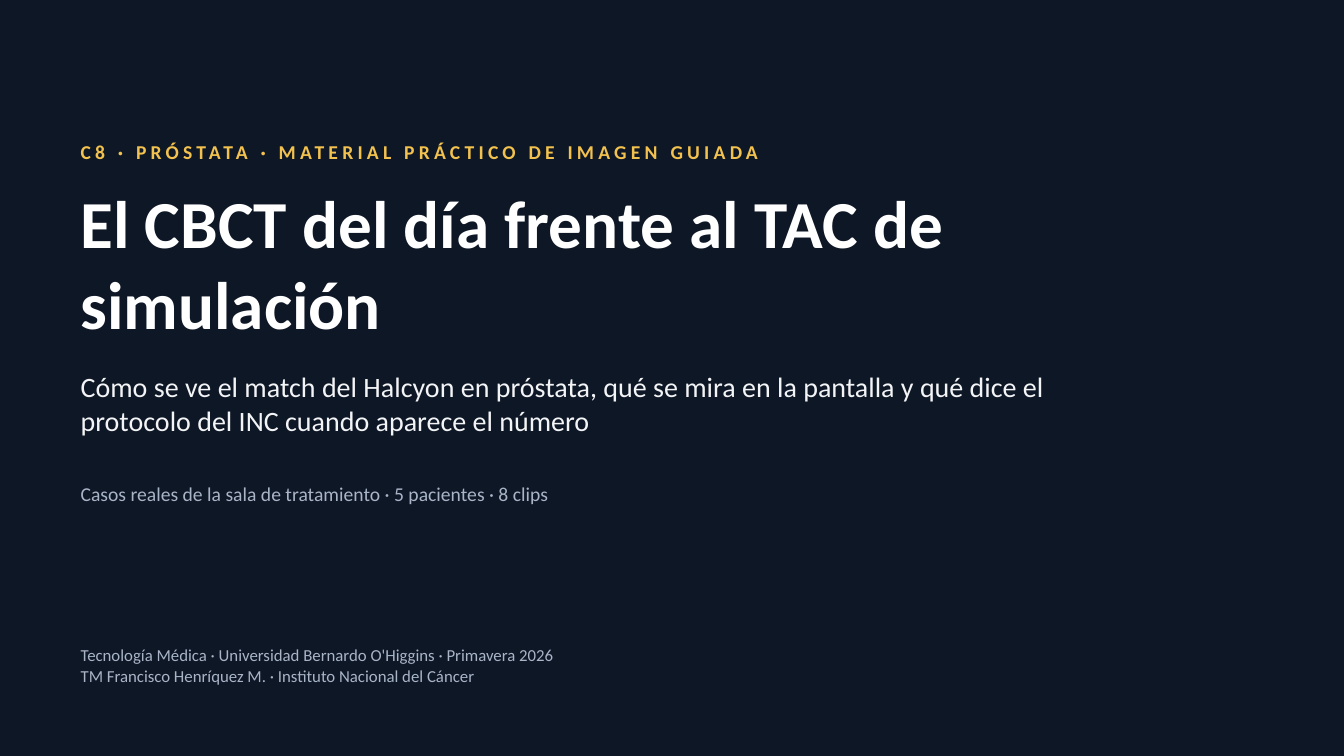
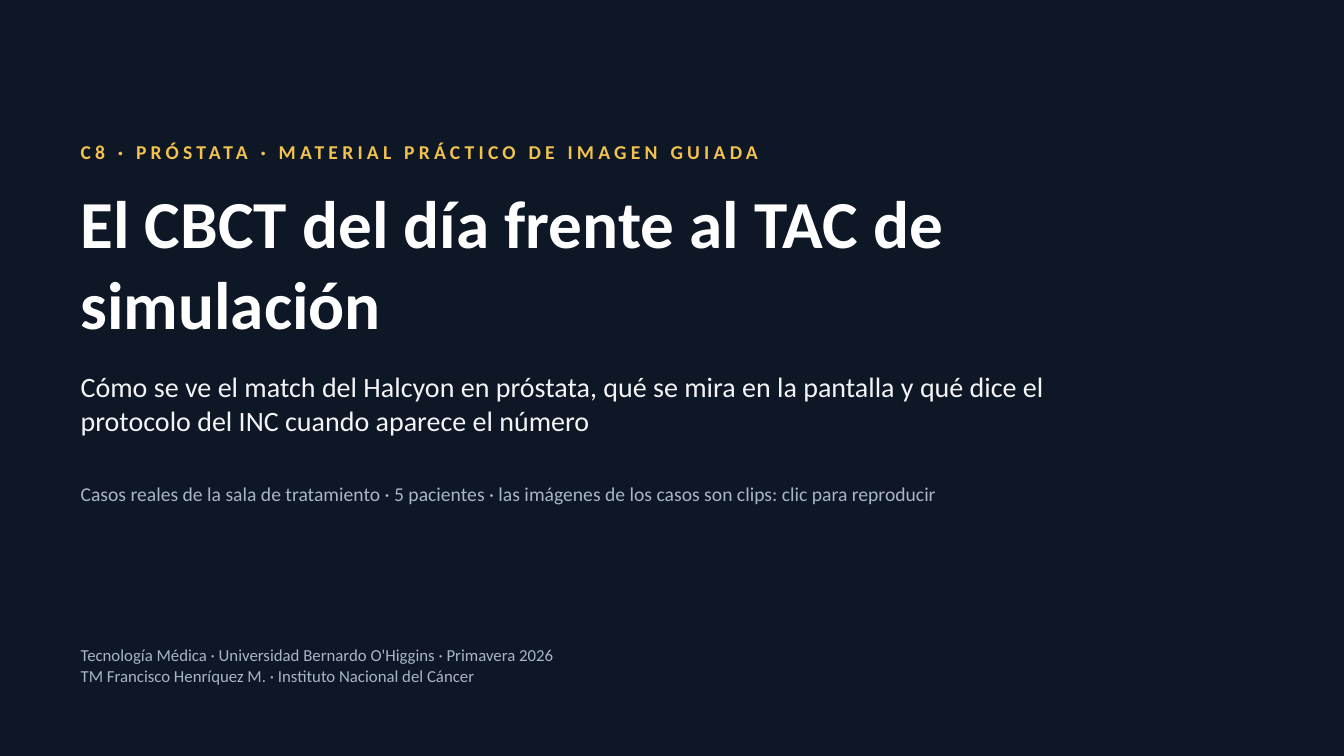
Before and after one commit to franciscohenriquezmtm-prog/telon, a slide deck: slide 1 of resumen-videos/resultados/Match_prostata/Match CBCT-TAC prostata (INC) - sin videos.pptx. Drawn at 1344x756 pixels with LibreOffice and Linux fonts; fonts in the diff are those of the drawing; background and template pictures are left out. Boxes give left, top, right and bottom in pixels: in the first picture for what was removed or moved away, otherwise in the second. Text is boxed around its words. In the diff, an @@ line names an element or a change of style, - is before the commit and + after.

```diff
--- a/resumen-videos/resultados/Match_prostata/Match CBCT-TAC prostata (INC) - sin videos.pptx
+++ b/resumen-videos/resultados/Match_prostata/Match CBCT-TAC prostata (INC) - sin videos.pptx
@@ text at (81,487,936,505): text changed @@
-Casos reales de la sala de tratamiento · 5 pacientes · 8 clips
+Casos reales de la sala de tratamiento · 5 pacientes · las imágenes de los casos son clips: clic para reproducir
```
Also in this commit, not shown: 1 other slide changed, 35 other files.
